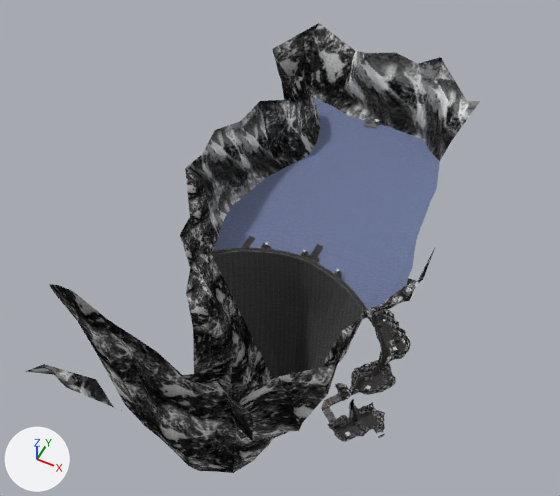
The Blender file ArtSource/Dam/GLD_dam.blend, before and after one commit.
Rendered twice from a 50 mm camera at (2.23, -9.44, 16.75) aimed at (-5.09, 5.2, -1.56). Arrows for +X, +Y and +Z are at lower left; the lights stay in place. The picture after the commit comes second.

The scene before the commit, as lines of its bpy script (objects in view):
```python
me_002_250fd62a_c_bmp_001 = bpy.data.meshes.new('002_250FD62A_c.bmp.001')
me_002_250fd62a_c_bmp_001.from_pydata(...)  # 15 vertices, 5 faces; spans x -2.25..0.45, y -3.26..-0.28, z 4.11..4.82
me_002_250fd62a_c_bmp_001.materials.append(mat_mountain1)  # picture img_250fd62a_c_bmp
me_004_103ae2dc_c_bmp = bpy.data.meshes.new('004_103AE2DC_c.bmp')
me_004_103ae2dc_c_bmp.from_pydata(...)  # 51 vertices, 17 faces; spans x -6.72..-5.29, y -0.22..1.93, z -8.19..-5.32
me_004_103ae2dc_c_bmp.materials.append(mat_mountain1)  # picture img_250fd62a_c_bmp
me_061_255d277a_c_bmp = bpy.data.meshes.new('061_255D277A_c.bmp')
me_061_255d277a_c_bmp.from_pydata(...)  # 18 vertices, 6 faces; spans x -0.96..-0.13, y -6.39..-4.51, z 0.27..0.78
me_061_255d277a_c_bmp.materials.append(mat_flatconcrete)  # picture img_255d277a_c_bmp
ob_002_250fd62a_c_bmp_001 = bpy.data.objects.new('002_250FD62A_c.bmp.001', me_002_250fd62a_c_bmp_001)
ob_002_250fd62a_c_bmp_001.location = (-3.78, 3.95, -0.15)
ob_002_250fd62a_c_bmp_001.rotation_euler = (1.571, 0.0, 0.0)  # degrees (90, 0, 0)
ob_061_255d277a_c_bmp = bpy.data.objects.new('061_255D277A_c.bmp', me_061_255d277a_c_bmp)
ob_061_255d277a_c_bmp.location = (-3.78, 3.95, -0.15)
ob_061_255d277a_c_bmp.rotation_euler = (1.571, 0.0, 0.0)  # degrees (90, 0, 0)
ob_mountainwall13 = bpy.data.objects.new('mountainWall13', me_004_103ae2dc_c_bmp)
ob_mountainwall13.location = (-0.29, 2.08, -0.1)
ob_mountainwall13.rotation_euler = (1.571, 0.0, 0.0)  # degrees (90, 0, 0)
# also in view: '005_250FD62A_c.bmp' at (-8.0, 0.14, -5.28); '003_250FD62A_c.bmp' at (-3.07, -0.51, -2.05); 'mountainWall9' at (-0.6, 2.31, 0.12); '007_250FD62A_c.bmp' at (-2.1, 0.2, -0.55); '000_103AE2DC_c.bmp' at (-6.58, -2.8, 1.12)
```
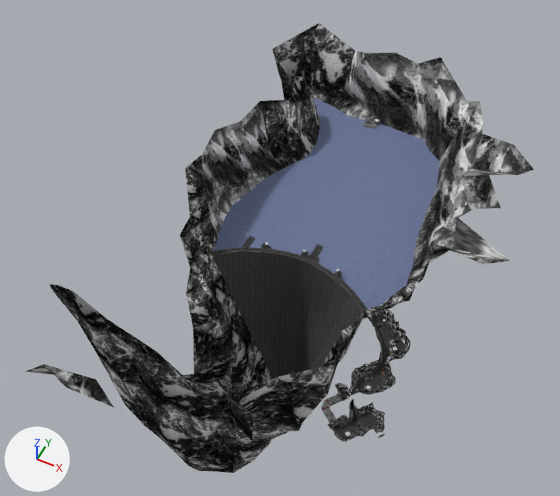
Location of each change, [x1, y1, x2, y2] in pixels of the pictures (560 x 496 px):
'002_103AE2DC_c.bmp', added
    after: [431, 102, 534, 201]
'003_103AE2DC_c.bmp', added
    after: [417, 169, 513, 238]
'005_103AE2DC_c.bmp', added
    after: [413, 217, 510, 268]
'004_250FD62A_c.bmp.001', added
    after: [408, 245, 509, 281]

What the commit changed:
Mesh me_005_103ae2dc_c_bmp is new.
It has 39 vertices, 13 faces and spans x 0.93..3.71, y -0.19..1.62, z -2.98..-1.76.
It uses material mat_mountain2 (picture img_103ae2dc_c_bmp_001).
Mesh me_004_250fd62a_c_bmp_001 is new.
It has 21 vertices, 7 faces and spans x 1.21..3.71, y -0.19..1.81, z -2.02..-1.02.
It uses material mat_mountain2 (picture img_103ae2dc_c_bmp_001).
Mesh me_003_103ae2dc_c_bmp_001 is new.
It has 45 vertices, 15 faces and spans x 0.79..3.04, y -0.19..2.1, z -4.99..-2.54.
It uses material mat_mountain2 (picture img_103ae2dc_c_bmp_001).
Mesh me_002_103ae2dc_c_bmp_001 is new.
It has 45 vertices, 15 faces and spans x 0.43..3.41, y -0.19..2.38, z -7.29..-4.57.
It uses material mat_mountain2 (picture img_103ae2dc_c_bmp_001).
Object '005_103AE2DC_c.bmp' (ob_005_103ae2dc_c_bmp) is new; it shows me_005_103ae2dc_c_bmp.
Its location is (-2.06, 3.42, -0.13).
Its rotation in degrees is (90, 0, 0).
Object '004_250FD62A_c.bmp.001' (ob_004_250fd62a_c_bmp_001) is new; it shows me_004_250fd62a_c_bmp_001.
Its location is (-2.06, 3.42, -0.13).
Its rotation in degrees is (90, 0, 0).
Object '003_103AE2DC_c.bmp' (ob_003_103ae2dc_c_bmp) is new; it shows me_003_103ae2dc_c_bmp_001.
Its location is (-2.06, 3.42, -0.13).
Its rotation in degrees is (90, 0, 0).
Object '002_103AE2DC_c.bmp' (ob_002_103ae2dc_c_bmp) is new; it shows me_002_103ae2dc_c_bmp_001.
Its location is (-2.06, 3.42, -0.13).
Its rotation in degrees is (90, 0, 0).
